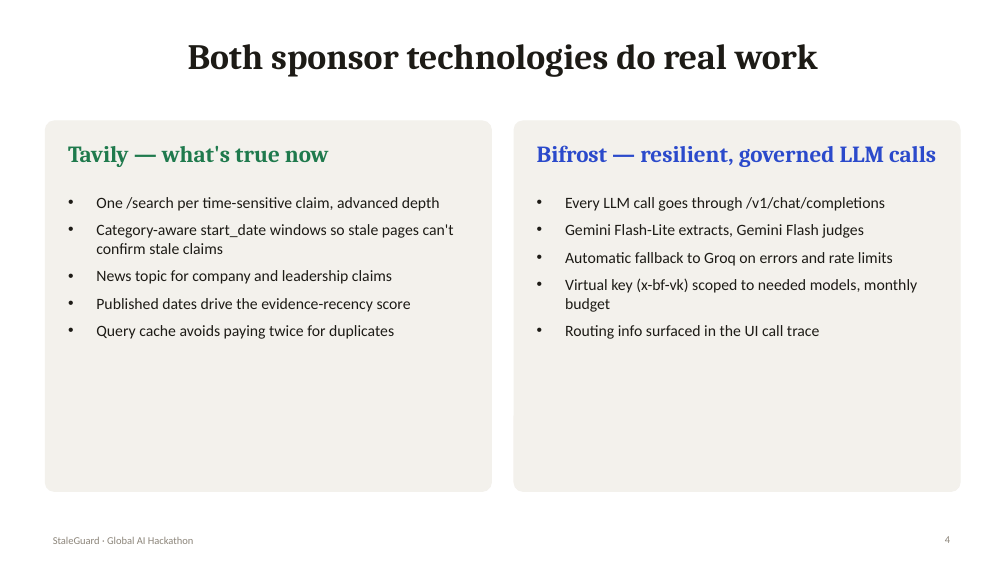
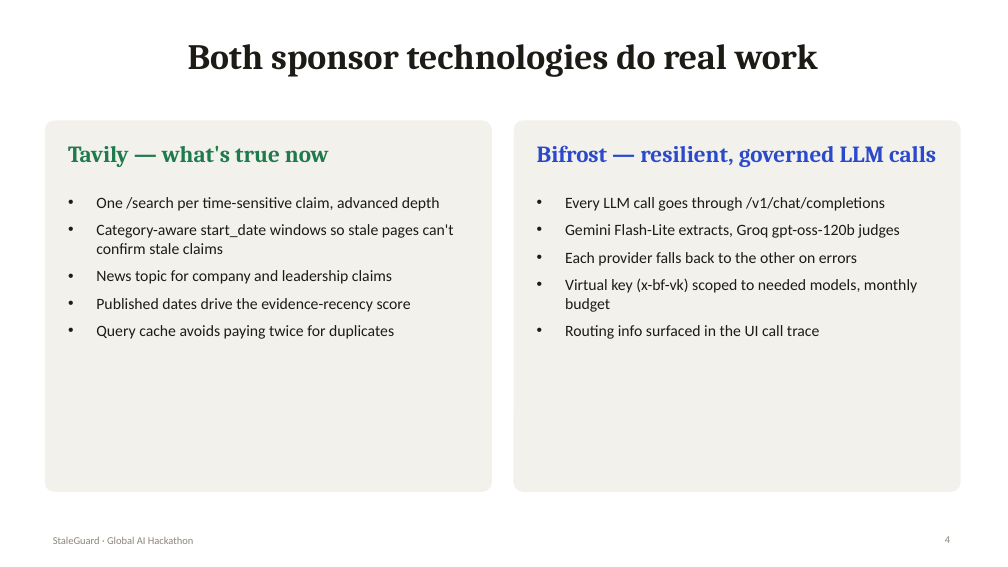
Before and after one commit to ishan5608/staleguard, a slide deck: slide 4 of docs/StaleGuard_pitch.pptx. Drawn at 1008x567 pixels with LibreOffice and Linux fonts; fonts in the diff are those of the drawing. Boxes give left, top, right and bottom in pixels: in the first picture for what was removed or moved away, otherwise in the second. Text is boxed around its words. In the diff, an @@ line names an element or a change of style, - is before the commit and + after.

```diff
--- a/docs/StaleGuard_pitch.pptx
+++ b/docs/StaleGuard_pitch.pptx
@@ text at <box>565,224,900,266</box>: text changed @@
-• Gemini Flash-Lite extracts, Gemini Flash judges
-• Automatic fallback to Groq on errors and rate limits
+• Gemini Flash-Lite extracts, Groq gpt-oss-120b judges
+• Each provider falls back to the other on errors
```
